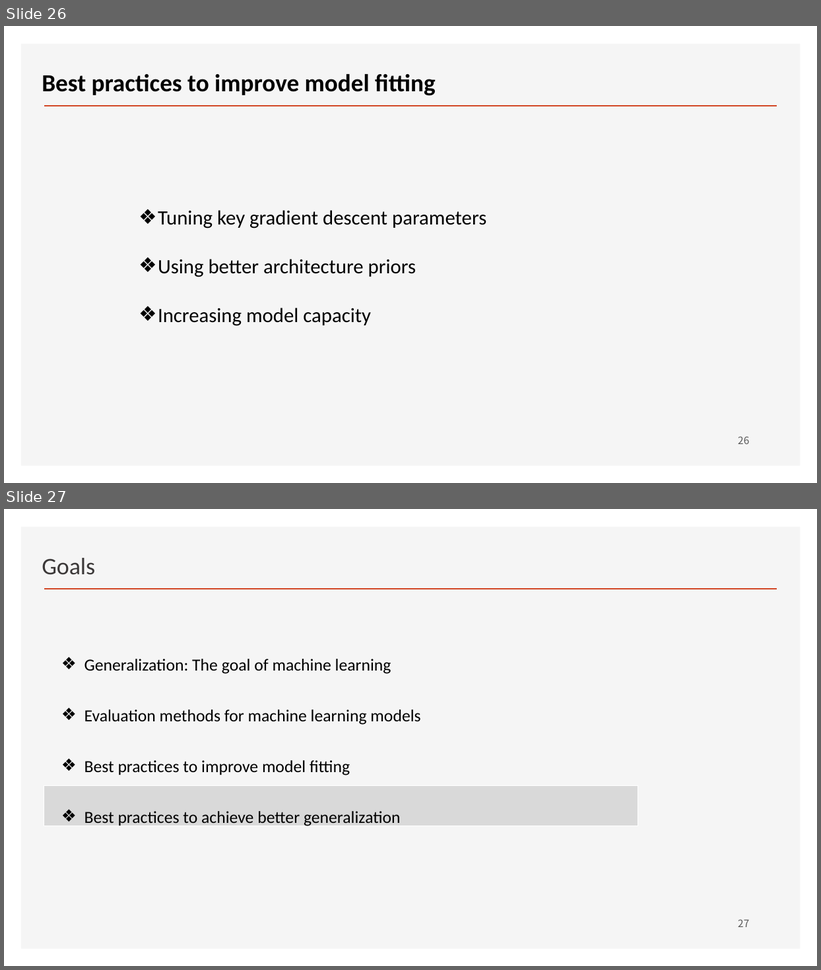
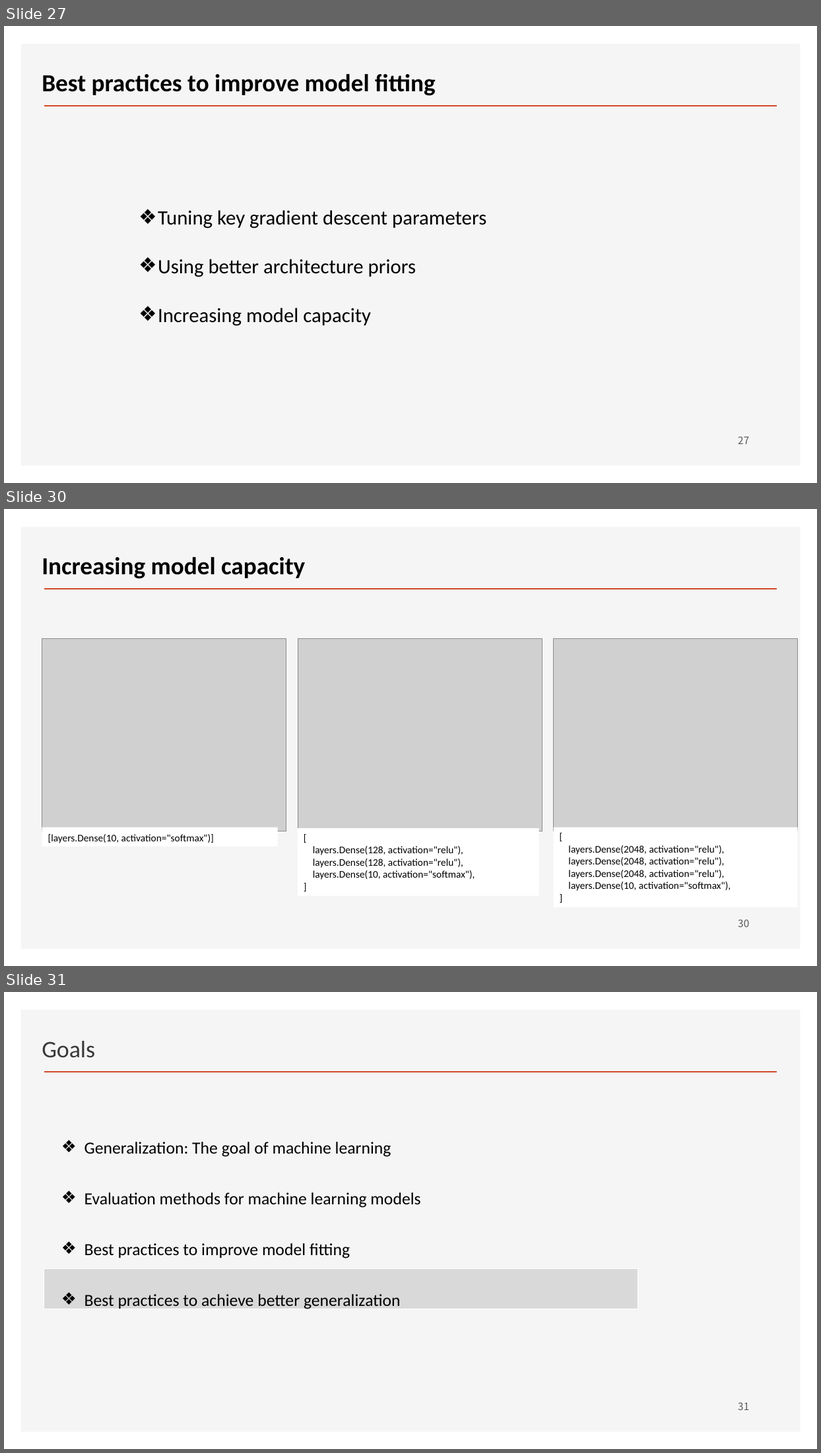
Before and after one commit to ancestor9/2026_Fall_Deep-Learning-with-Python, a slide deck: Chapter 05 Fundamentals of machine learning.pptx. Shown one above the other, each under a label of ours: slides 26 and 27 before the commit, slides 27, 30 and 31 after it; the slides between them are not shown. The pictures are 821x970 and 821x1453 pixels, drawn with LibreOffice and Linux fonts; fonts in the diff are those of the drawing; grey boxes stand for pictures; background and template pictures are left out. Boxes give left, top, right and bottom in pixels: in the first picture for what was removed or moved away, otherwise in the second. Text is boxed around its words. In the diff, an @@ line names an element or a change of style, - is before the commit and + after.

```diff
--- a/Chapter 05 Fundamentals of machine learning.pptx
+++ b/Chapter 05 Fundamentals of machine learning.pptx
@@ slide 30 added at [4,509,817,966], background #FFFFFF; not listed: 2 template elements that a slide beside it also shows @@
@@ text added at [42,557,305,579], 29 pt, text #000000, bold @@
+Increasing model capacity
@@ picture added at [42,638,286,831] @@
@@ picture added at [298,638,543,831] @@
@@ picture added at [554,638,798,831] @@
@@ rectangle added at [42,827,278,846], fill #FFFFFF, 12 pt, text #000000 @@
+[layers.Dense(10, activation="softmax")]
@@ rectangle added at [298,828,539,896], fill #FFFFFF, 12 pt, text #000000 @@
+[
+layers.Dense(128, activation="relu"),
+layers.Dense(128, activation="relu"),
+layers.Dense(10, activation="softmax"),
+]
@@ rectangle added at [554,827,798,908], fill #FFFFFF, 12 pt, text #000000 @@
+[
+layers.Dense(2048, activation="relu"),
+layers.Dense(2048, activation="relu"),
+layers.Dense(2048, activation="relu"),
+layers.Dense(10, activation="softmax"),
+]
@@ page number added at [738,920,749,927], 12 pt, text #595959 @@
+30
@@ what was slide 26 is now slide 27 @@
@@ page number at [738,437,749,444]: text changed @@
-26
+27
@@ what was slide 27 is now slide 31 @@
@@ page number at [738,1403,749,1410]: text changed @@
-27
+31
```
Also in this commit, not shown: 2 slides changed, 7 other slides added.
